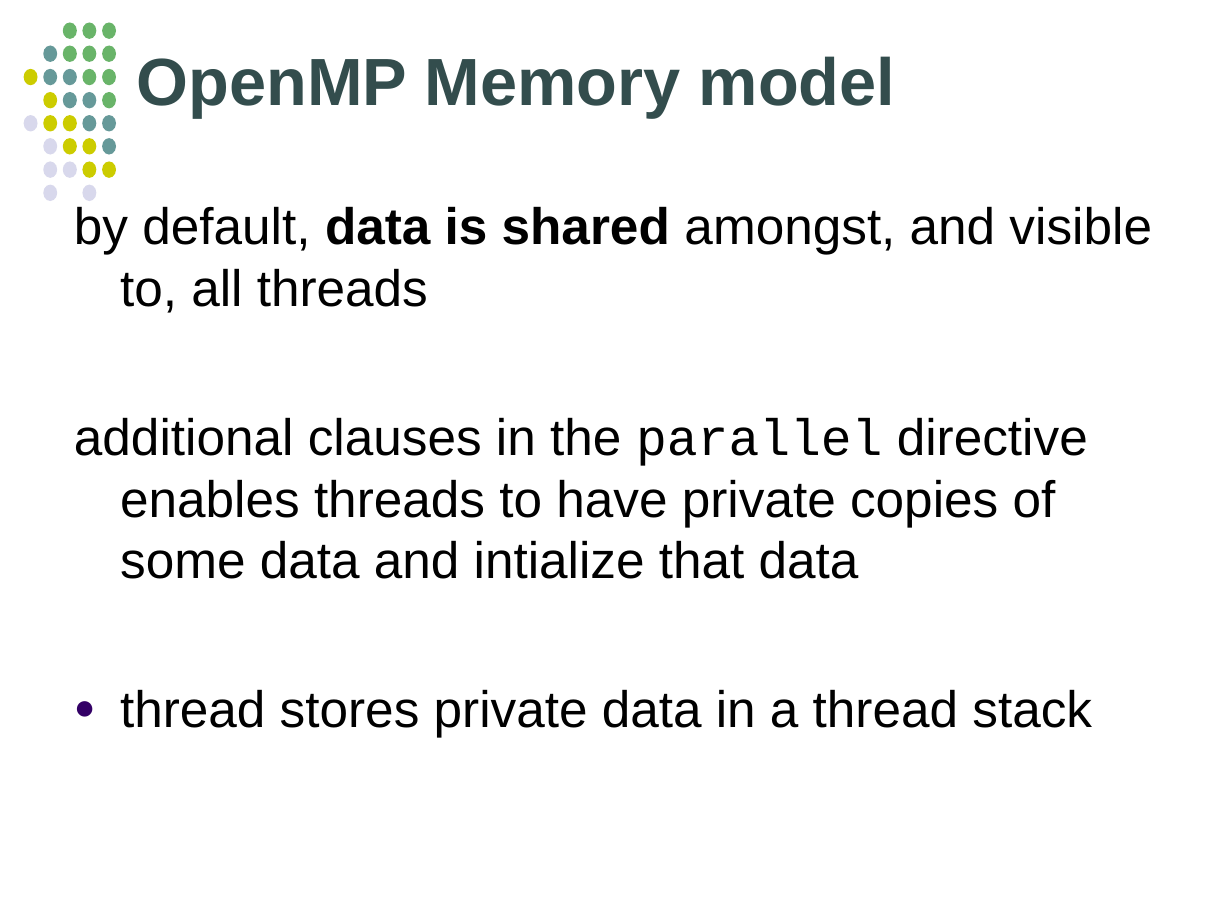
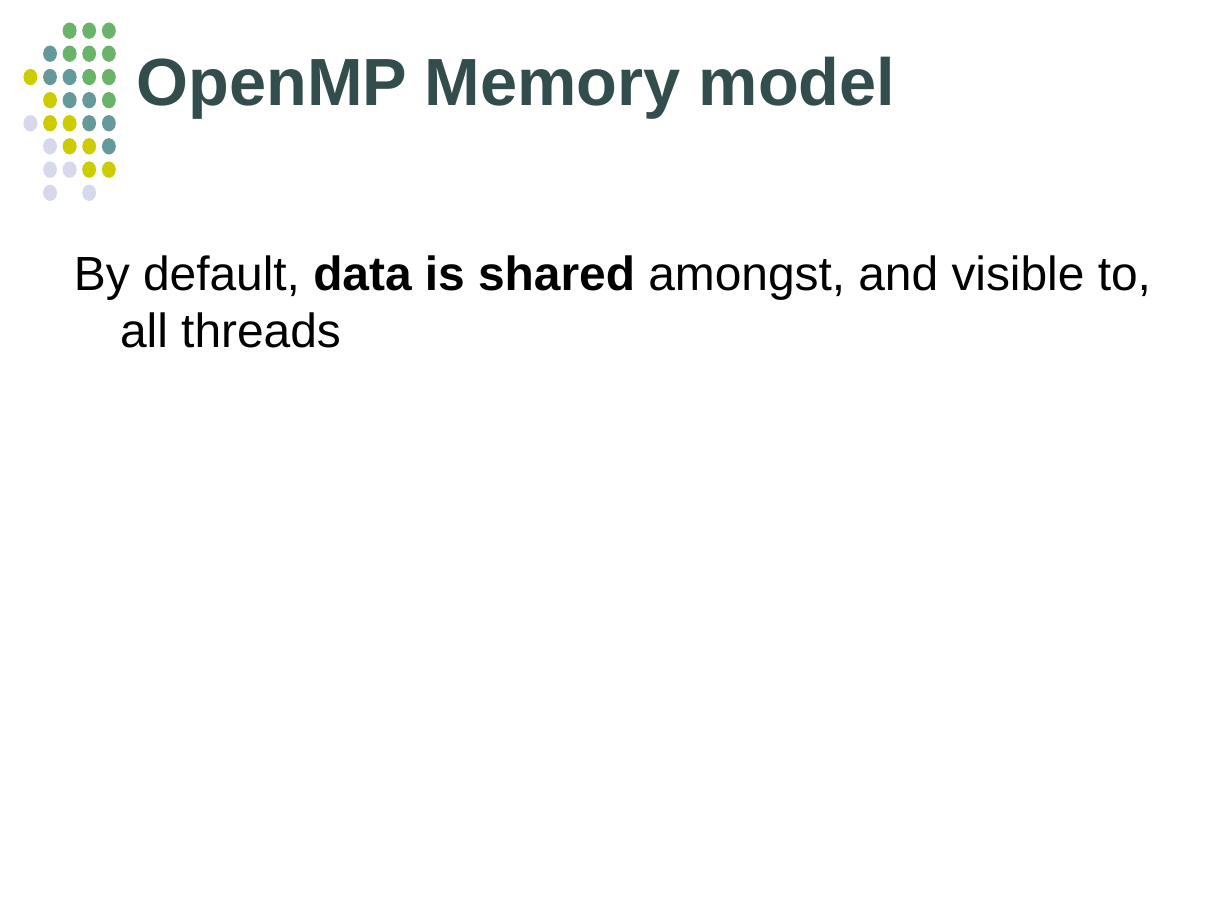
Before and after one commit to jablub/chpc_omp, a slide deck: slide 103 of OpenMP_MKuttel_CHPCWinterSchool2012.odp (slide 135 before the commit). Drawn at 1232x924 pixels with LibreOffice and Linux fonts; fonts in the diff are those of the drawing. Boxes give left, top, right and bottom in pixels: in the first picture for what was removed or moved away, otherwise in the second. Text is boxed around its words. In the diff, an @@ line names an element or a change of style, - is before the commit and + after.

```diff
--- a/OpenMP_MKuttel_CHPCWinterSchool2012.odp
+++ b/OpenMP_MKuttel_CHPCWinterSchool2012.odp
@@ text at (74, 255, 1151, 348): text changed; size 30 to 28 pt @@
-by default, data is shared amongst, and visible to, all threads
-additional clauses in the parallel directive enables threads to have private copies of some data and intialize that data
-● thread stores private data in a thread stack
+By default, data is shared amongst, and visible to, all threads
```
Also in this commit, not shown: 89 other slides changed, 6 slides added, 38 slides removed.
